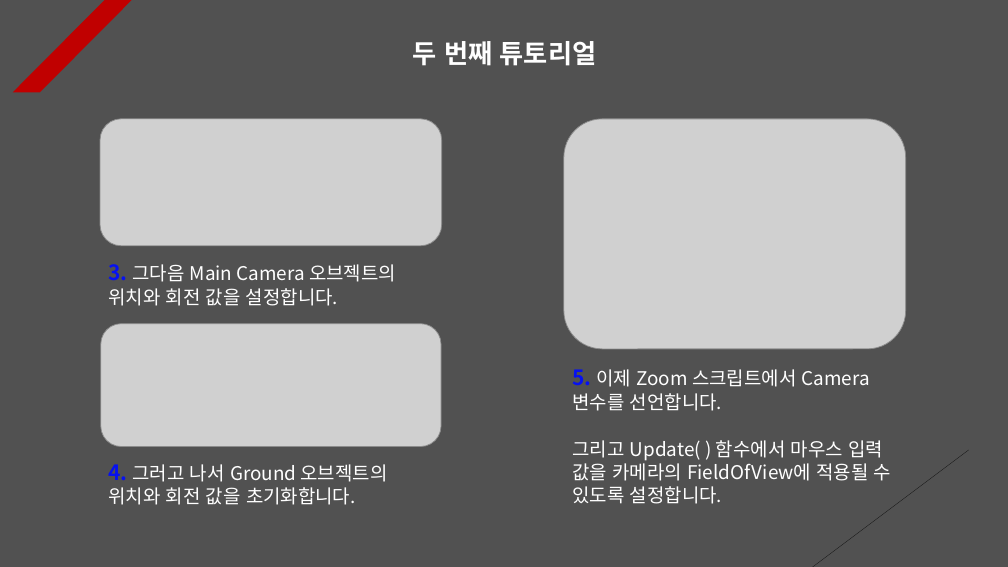
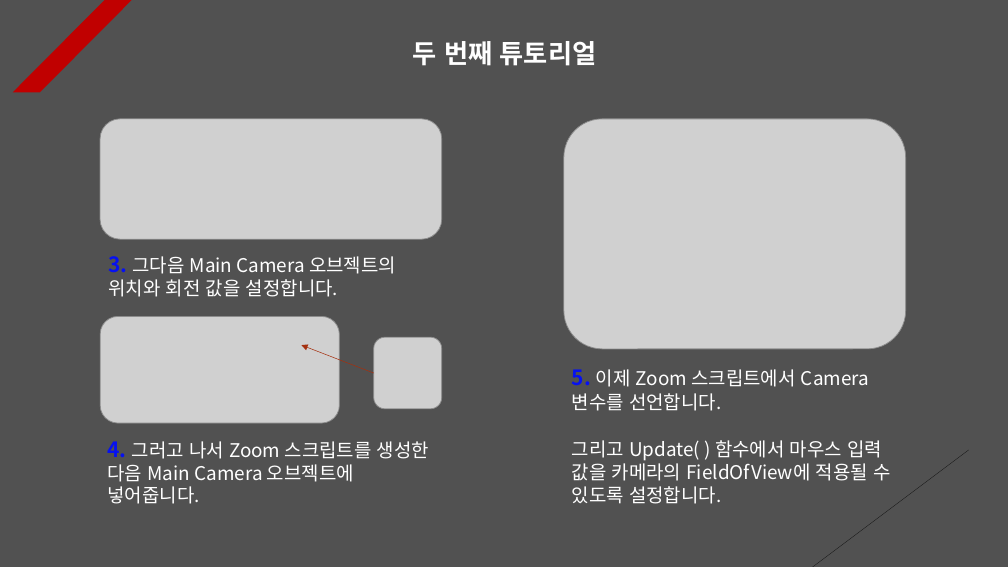
Before and after one commit to Unity2033/3D-UnityEngine, a slide deck: slide 2 of Assets/Class/Mouse Function/PPT Data/Mouse Example.pptx. Drawn at 1008x567 pixels with LibreOffice and Linux fonts; fonts in the diff are those of the drawing; grey boxes stand for pictures. Boxes give left, top, right and bottom in pixels: in the first picture for what was removed or moved away, otherwise in the second. Text is boxed around its words. In the diff, an @@ line names an element or a change of style, - is before the commit and + after.

```diff
--- a/Assets/Class/Mouse Function/PPT Data/Mouse Example.pptx
+++ b/Assets/Class/Mouse Function/PPT Data/Mouse Example.pptx
@@ picture: place and size @@
-picture at [100,119,442,246]
+picture at [100,119,442,239]
@@ text "3. 그다음 Main Camera 오브젝트의 ...": place and size @@
-text "3. 그다음 Main Camera 오브젝트의 ..." at [108,264,396,306]
+text "3. 그다음 Main Camera 오브젝트의 ..." at [108,256,396,297]
@@ picture: place and size @@
-picture at [101,324,441,447]
+picture at [101,317,340,423]
@@ arrow added from (374, 373) to (302, 345), #A5300F 0.5 pt dashed @@
@@ picture added at [374,337,442,409] @@
@@ text at [108,441,429,504]: text changed @@
-4. 그러고 나서 Ground 오브젝트의 위치와 회전 값을 초기화합니다.
+4. 그러고 나서 Zoom 스크립트를 생성한 다음 Main Camera 오브젝트에 넣어줍니다.
```
Also in this commit, not shown: 3 other slides changed, 1 slide added, 37 other files.
